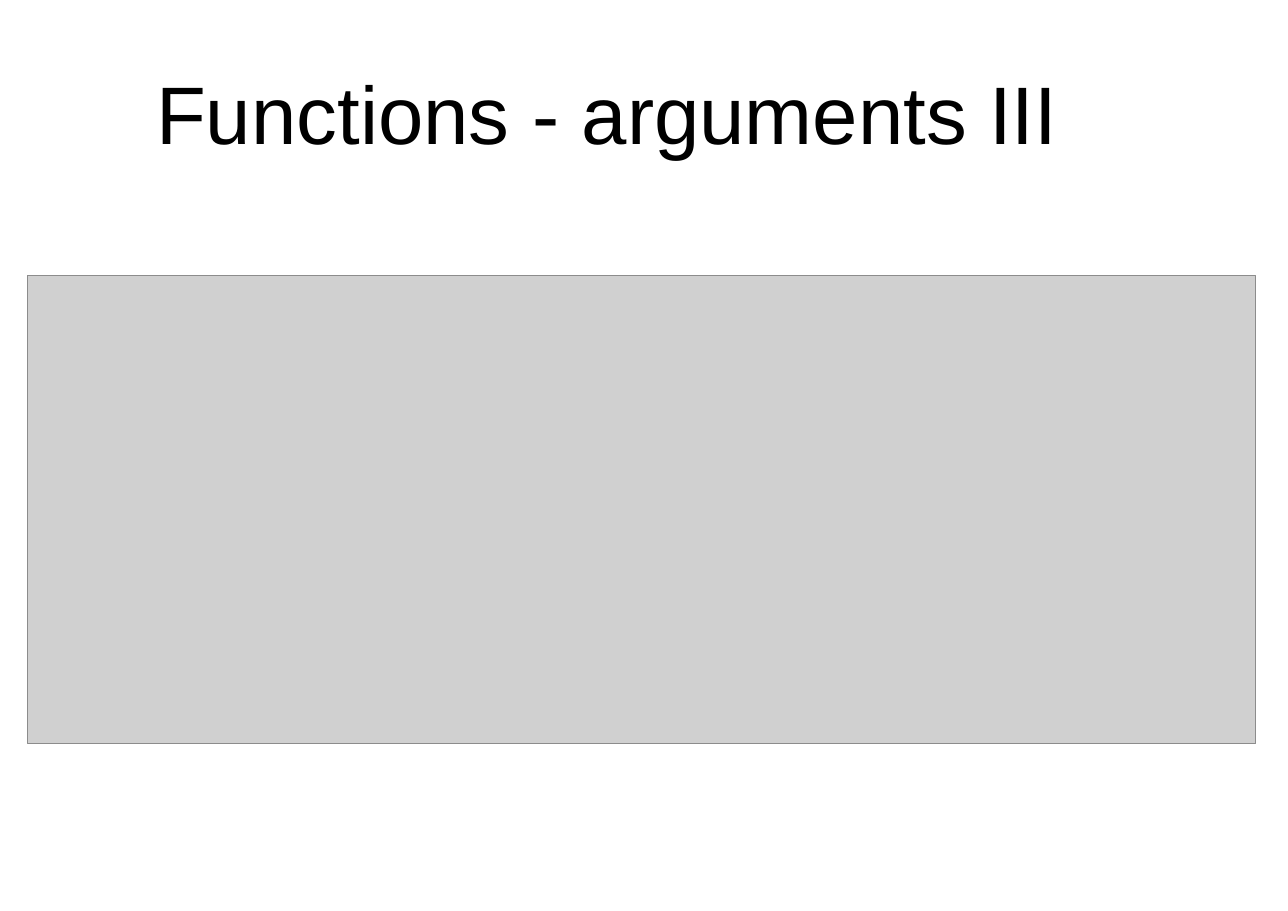
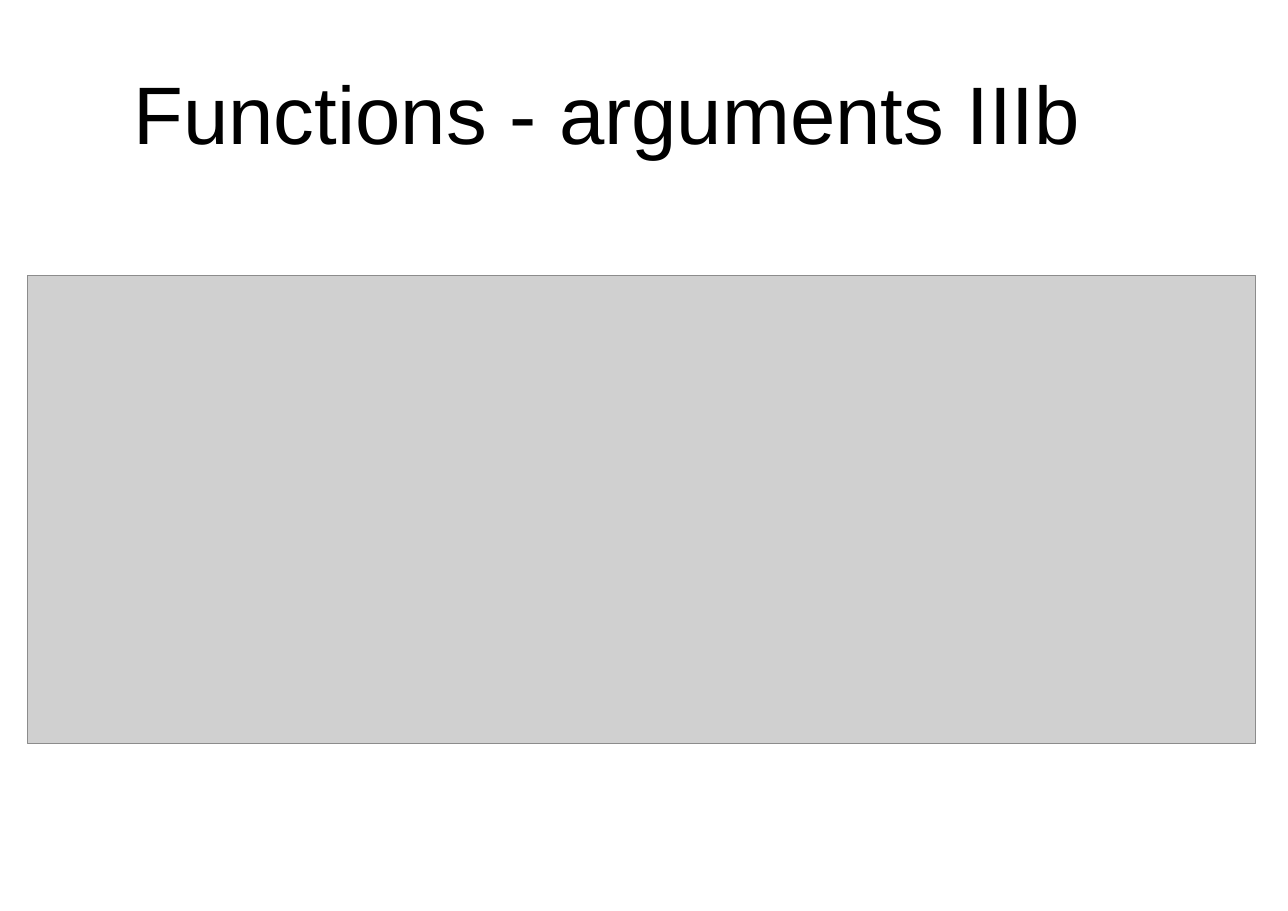
Before and after one commit to peterborkuti/other, a slide deck: slide 97 of JavaScriptBasics/jsbasics-slide.odp (slide 95 before the commit). Drawn at 1288x911 pixels with LibreOffice and Linux fonts; fonts in the diff are those of the drawing; grey boxes stand for pictures; background and template pictures are left out. Boxes give left, top, right and bottom in pixels: in the first picture for what was removed or moved away, otherwise in the second. Text is boxed around its words. In the diff, an @@ line names an element or a change of style, - is before the commit and + after.

Commit message:
function impress 02

```diff
--- a/JavaScriptBasics/jsbasics-slide.odp
+++ b/JavaScriptBasics/jsbasics-slide.odp
@@ title at box(134, 85, 1080, 159): text changed @@
-Functions - arguments III
+Functions - arguments IIIb
```
Also in this commit, not shown: 1 other slide changed, 16 slides added, 1 other file.
